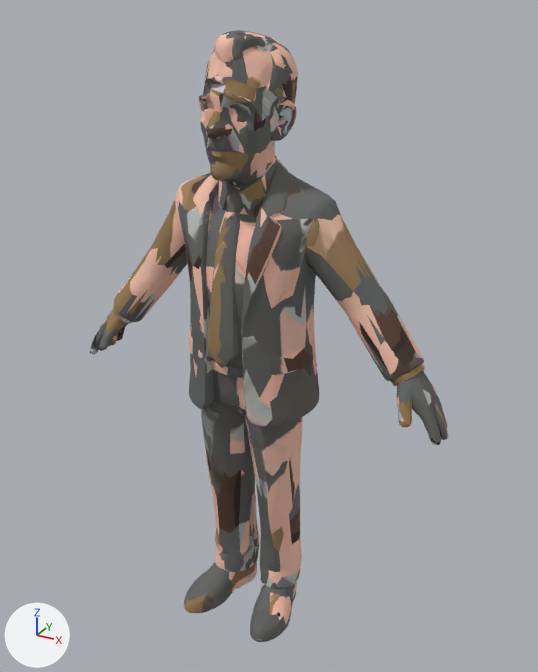
The glTF model public/models/office/cast/toby.glb as it was, and as the next commit left it.
One viewpoint serves both versions: a 50 mm camera at (1.009, -1.703, 1.828) aimed at (0.043, 0.054, 0.95). Lighting does not change. The marker at lower left points along +X, +Y and +Z. The first picture is the older version. Where no turn or scale is listed for an object, it has been applied to the vertices. Vertices at exactly the same position are counted once.

The scene before the commit, as lines of its bpy script (objects in view):
```python
me_mesh_0 = bpy.data.meshes.new('Mesh_0')
me_mesh_0.from_pydata(...)  # 5176 vertices, 10347 faces; spans x -0.6..0.6, y -0.19..0.19, z 0.0..1.78
me_mesh_0.materials.append(mat_material_0)  # picture img_image_0
ob_char1 = bpy.data.objects.new('char1', me_mesh_0)
ob_char1.location = (0.0, 0.0, 0.0)
```
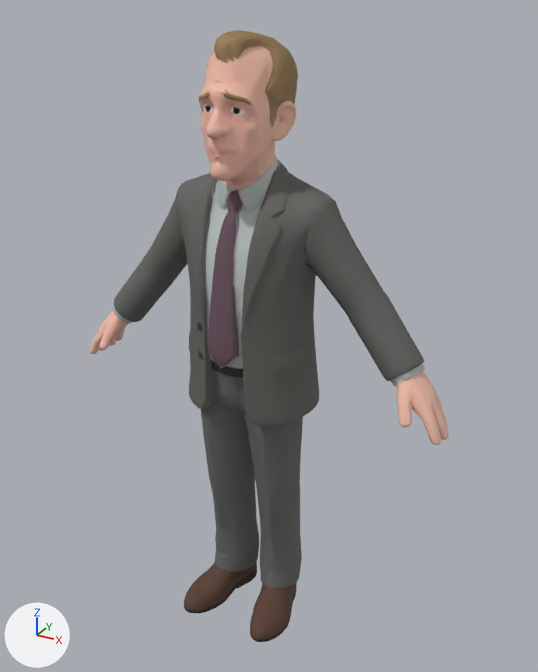
Diff of the bpy script that builds the scene:
```diff
--- a/public/models/office/cast/toby.glb.py
+++ b/public/models/office/cast/toby.glb.py
@@ me_mesh_0 @@
 me_mesh_0.from_pydata(...)  # 5176 vertices, 10347 faces; spans x -0.6..0.6, y -0.19..0.19, z 0.0..1.78
 # used by ob_char1; location = (0.0, 0.0, 0.0)
+# me_mesh_0 part 1: 99 vertices moved within x -0.14..0.19, y -0.16..0.15, z 1.18..1.77
+# me_mesh_0 part 2: 39 vertices moved within x 0.45..0.59, y -0.06..0.1, z 0.77..0.97
+# me_mesh_0 part 3: 33 vertices moved within x -0.59..-0.45, y -0.06..0.1, z 0.78..0.94
+# me_mesh_0 part 4: 15 vertices moved within x -0.19..0.18, y -0.14..0.04, z 0.78..0.96
+# me_mesh_0 part 5: 8346 kept faces spanning x -0.6..0.6, y -0.19..0.19, z 0.0..1.78 get new texture (UV) coordinates
 me_mesh_0.materials.append(mat_material_0)
```

Boxes [x1, y1, x2, y2] around the edits, measured in the pictures (538 x 672 px; the box of a moved part takes in the faces that stretch with it):
part 1 of me_mesh_0, moved or reshaped: before [188, 33, 338, 300]; after [185, 33, 338, 300]
part 2 of me_mesh_0, moved or reshaped: before [401, 362, 447, 445]; after [401, 362, 444, 445]
part 3 of me_mesh_0, moved or reshaped: [90, 330, 119, 350] in both
part 4 of me_mesh_0, moved or reshaped: [189, 320, 306, 410] in both
part 5 of me_mesh_0, surface changed: [91, 30, 449, 642] in both
